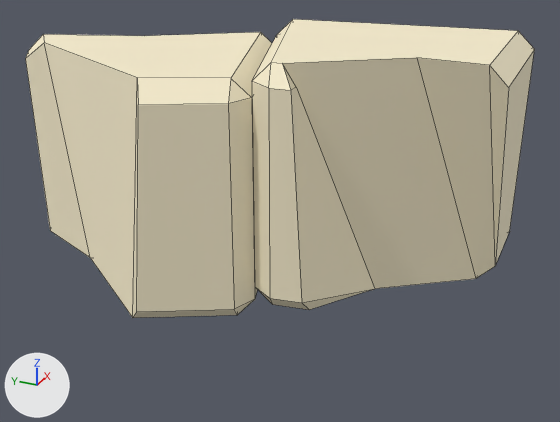
Before and after pictures for a commit that changed the FBX model Assets/Imported Assets/B&J Studio/Models/Destroy_Arch_1.fbx.
Rendered twice from a 50 mm camera at (-4.27, -2.1, 1.75) aimed at (0.04, -0.15, -0.41). Lighting does not change. The marker at lower left points along +X, +Y and +Z. The picture after the commit comes second. Mesh edges are drawn as thin lines. Where no turn or scale is listed for an object, it has been applied to the vertices.

The first picture shows 'Destroy_Arch_1'.
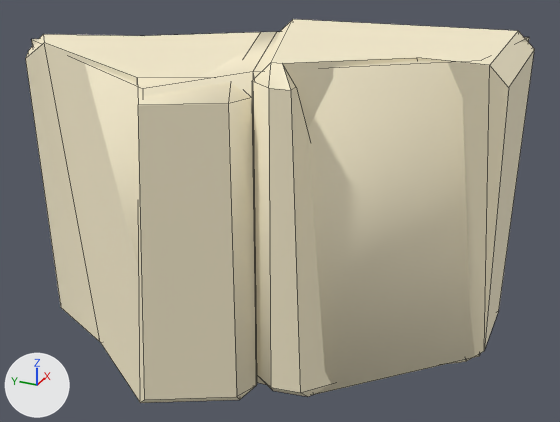
Where the newer file only moved an object's origin or applied its transform, the numbers keep the older frame.

Where the change shows, as pixel boxes (x1, y1, x2, y2) in the pictures (560 x 422 px; the box of a moved part takes in the faces that stretch with it):
```json
{"object": "Destroy_Arch_1", "change": "reshaped", "before": [25, 19, 535, 318], "after": [25, 19, 535, 403], "on screen": "28% taller"}
{"object": "Destroy_Arch_1_LOD1", "change": "added", "after": [32, 32, 529, 395], "on screen": "beige"}
{"part": 1, "of": "me_destroy_arch_1", "change": "moved or reshaped", "before": [32, 43, 512, 318], "after": [32, 43, 512, 403]}
{"part": 2, "of": "me_destroy_arch_1", "change": "shading changed", "before": [31, 30, 530, 318], "after": [31, 30, 530, 403]}
```

The change, as JSON lines over the scene's bpy script:
```json
{"block": "me_destroy_arch_1", "where": "# used by ob_destroy_arch_1; location = (0.0, 0.0, 0.0)"}
{"op": "remove", "block": "me_destroy_arch_1", "code": "me_destroy_arch_1.from_pydata(...)  # 62 vertices, 60 faces; spans x -0.99..0.95, y -1.55..1.62, z -0.84..0.75"}
{"op": "add", "block": "me_destroy_arch_1", "code": "me_destroy_arch_1.from_pydata(...)  # 62 vertices, 60 faces; spans x -0.99..0.95, y -1.55..1.62, z -1.49..0.75"}
{"block": "me_destroy_arch_1", "change": "me_destroy_arch_1 part 1: all 29 vertices in x -0.99..0.95, y -1.55..1.62, z -0.84..-0.63 are moved by (0.0, 0.0, -0.65)"}
{"block": "me_destroy_arch_1", "change": "me_destroy_arch_1 part 2: edges marked sharp go from 114 to 90"}
{"op": "add", "block": "me_destroy_arch_1_006", "code": ["me_destroy_arch_1_006 = bpy.data.meshes.new('Destroy_Arch_1.006')", "me_destroy_arch_1_006.from_pydata([(0.91, -1.49, -1.36), (0.59, 0.11, -1.36), (0.89, -1.51, 0.7), (0.59, 0.12, 0.66), (0.31, -1.53, -1.35), (-0.57, -0.27, 0.69), (-0.57, -0.27, -1.36), (-0.05, -1.39, 0.75), (-0.49, -0.63, -1.4), (0.59, 0.12, -1.43), (-0.89, 0.41, -1.37), (-0.57, -0.26, -1.39), (-0.19, 1.57, 0.63), (-0.89, 0.22, 0.62), (-0.15, 1.62, -1.45)], [], [(9, 1, 6, 11), (5, 6, 8), (10, 12, 14), (3, 5, 7, 2), (4, 0, 2, 7), (8, 6, 1, 0, 4), (0, 1, 3, 2), (7, 5, 8, 4), (10, 14, 9, 11), (13, 10, 11, 5), (13, 5, 3, 12), (9, 14, 12, 3), (13, 12, 10)])", "me_destroy_arch_1_006.materials.append(mat_stone_material_1)  # beige #faefcf"]}
{"op": "add", "block": "ob_destroy_arch_1_lod1", "code": ["ob_destroy_arch_1_lod1 = bpy.data.objects.new('Destroy_Arch_1_LOD1', me_destroy_arch_1_006)", "ob_destroy_arch_1_lod1.location = (0.0, 0.0, 0.0)"]}
```
